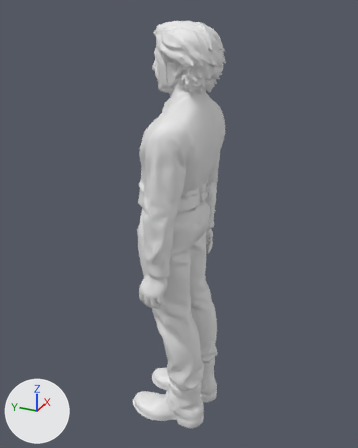
A saved change to the glTF model assets/people/bold_cowboy_s3_talking.glb.
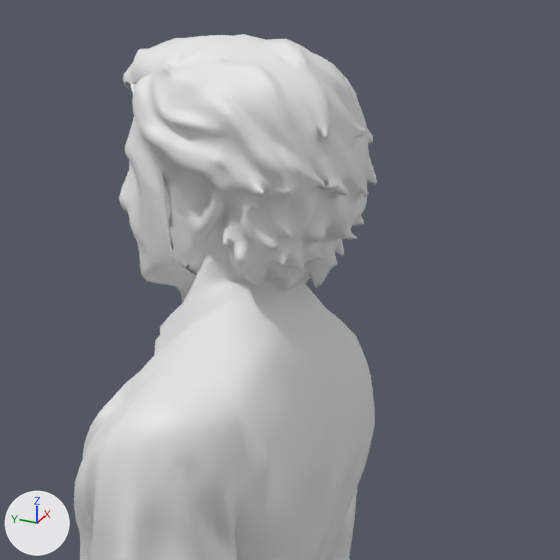
Old and new are each drawn whole from a camera (50 mm lens) standing at (-1.747, -0.764, 1.863) and looking at (0.038, 0.039, 0.97) and again close up on the part from 33% to 78% of the width and 2% to 38% of the height. The axes (+X, +Y, +Z) are drawn at lower left. The lights are the same throughout. The last two pictures show the newer version.

Objects in the first close-up: 'body_head', 'body_skin'.
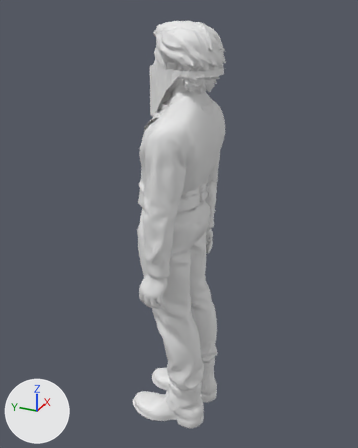
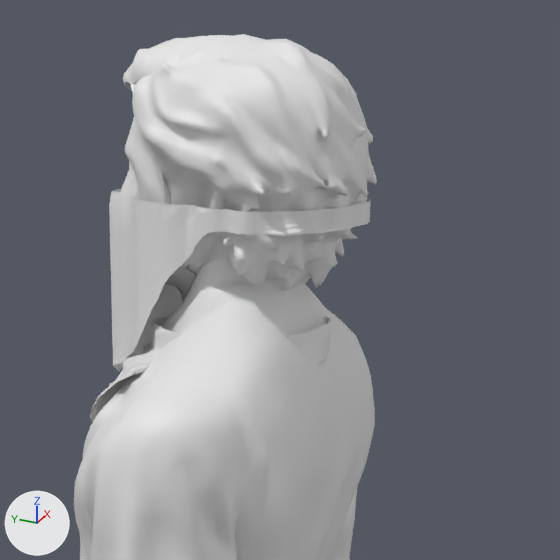
Pixel boxes [x1, y1, x2, y2] of what changed, in the close-ups (560 x 560 px):
'cloth_bandana_mask', added
    after: [109, 189, 371, 372]
'cloth_bandana', added
    after: [90, 316, 330, 421]

Patch to the scene script:
```diff
--- a/assets/people/bold_cowboy_s3_talking.glb.py
+++ b/assets/people/bold_cowboy_s3_talking.glb.py
@@ me_cloth_bandana @@
+me_cloth_bandana.from_pydata(...)  # 1536 vertices, 2880 faces; spans x -0.119..0.12, y -0.108..0.157, z 1.357..1.502
@@ me_cloth_bandana_mask @@
+me_cloth_bandana_mask.from_pydata(...)  # 1536 vertices, 2880 faces; spans x -0.106..0.107, y -0.146..0.137, z 1.432..1.629
@@ ob_cloth_bandana @@
+ob_cloth_bandana = bpy.data.objects.new('cloth_bandana', me_cloth_bandana)
+ob_cloth_bandana.location = (0.0, 0.0, 0.0)
@@ ob_cloth_bandana_mask @@
+ob_cloth_bandana_mask = bpy.data.objects.new('cloth_bandana_mask', me_cloth_bandana_mask)
+ob_cloth_bandana_mask.location = (0.0, 0.0, 0.0)
```
